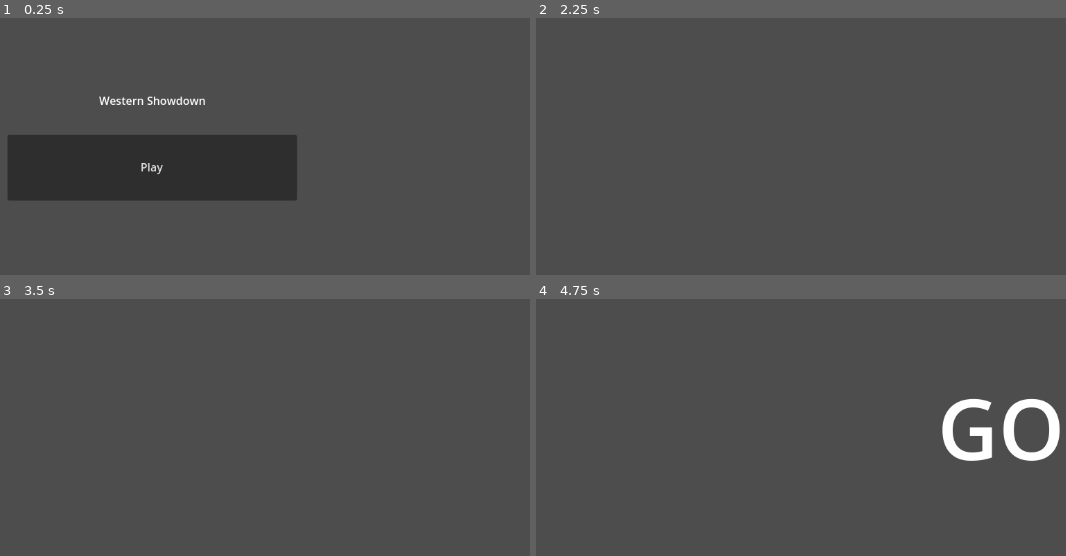
Above: before the commit, frames 1-4 (two rows, left to right).
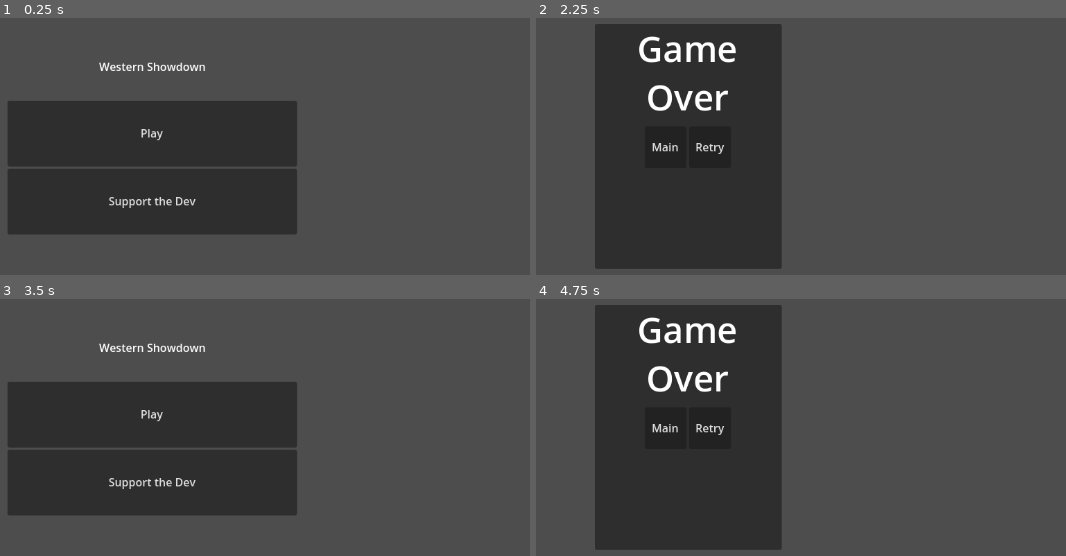
Above: after the commit, the same moments.

Repository: cgo722/ReactionGame
Game: Godot game, scene res://GameManager.tscn
Same seed, same stepped clock (60 frames per second), same inputs: the game is played once before the commit and once after it.
Inputs (mouse positions are in pixels of both pictures, inside the frame that each line leads up to):
- Up to frame 1 (0.25 s): no input
- Up to frame 2 (2.25 s): click (689, 200) at 0.5 s, where only the run after the commit has a clickable "Support the Dev"; click "Play" at 1.25 s; tap Enter at 2 s; move the mouse to (864, 123) at 2.02 s; click (864, 123) at 2.17 s
- Up to frame 3 (3.5 s): click (127, 427) at 2.75 s, where only the run after the commit has a clickable "Main"
- Up to frame 4 (4.75 s): click (689, 414) at 3.5 s, where only the run after the commit has a clickable "Play"; tap Space at 4.25 s; move the mouse to (outside the picture) at 4.27 s; click (outside the picture) at 4.42 s

The runs differ from the first frame. In frame 1, 15% of the frame differs, in the area x 1-57%, y 17-85%; in frame 2, 33%; in frame 3, 28%; in frame 4, 36%, in the area x 11-99%, y 2-98%.

Commit message:
Worked on some more UI and menu functionality and very basic start to figuring out monetization

Diff:
--- a/GameManager.tscn
+++ b/GameManager.tscn
@@ -1,10 +1,12 @@
-[gd_scene load_steps=4 format=3 uid="uid://ch3ca50lfv4rq"]
+[gd_scene load_steps=5 format=3 uid="uid://ch3ca50lfv4rq"]
 
 [ext_resource type="Script" uid="uid://bbc8fydqumct4" path="res://Scripts/game_manager.gd" id="1_p13vs"]
 [ext_resource type="PackedScene" uid="uid://h8q6ks1xtn78" path="res://Scenes/UI/Main Menu.tscn" id="2_aelf4"]
+[ext_resource type="PackedScene" uid="uid://cx0ifn3q6ewg7" path="res://Scenes/UI/GameOverScreen.tscn" id="3_108xg"]
 [ext_resource type="PackedScene" uid="uid://vyubgxyp817j" path="res://Scenes/Playground.tscn" id="3_au0an"]
 
 [node name="Node" type="Node"]
 script = ExtResource("1_p13vs")
 main_menu = ExtResource("2_aelf4")
+game_over_scene = ExtResource("3_108xg")
 all_levels = Array[PackedScene]([ExtResource("3_au0an")])
--- a/Scenes/Playground.tscn
+++ b/Scenes/Playground.tscn
@@ -16,7 +16,7 @@
 [node name="Scene Timer" type="Timer" parent="."]
 one_shot = true
 
-[node name="Enemy(base)" parent="." node_paths=PackedStringArray("playground", "enemy_timer", "scene_timer") instance=ExtResource("3_eqbnc")]
+[node name="Enemy(base)" parent="." node_paths=PackedStringArray("playground") instance=ExtResource("3_eqbnc")]
 playground = NodePath("..")
 enemy_timer = NodePath("EnemyTimer")
 scene_timer = NodePath("../Scene Timer")
--- /dev/null
+++ b/Scenes/UI/GameOverScreen.tscn
@@ -0,0 +1,57 @@
+[gd_scene load_steps=2 format=3 uid="uid://cx0ifn3q6ewg7"]
+
+[ext_resource type="Script" uid="uid://bbprqys3e02xu" path="res://Scripts/game_over_screen.gd" id="1_kjtn0"]
+
+[node name="GameOverScreen" type="Control"]
+layout_mode = 3
+anchors_preset = 15
+anchor_right = 1.0
+anchor_bottom = 1.0
+grow_horizontal = 2
+grow_vertical = 2
+script = ExtResource("1_kjtn0")
+
+[node name="CanvasLayer" type="CanvasLayer" parent="."]
+
+[node name="Panel" type="Panel" parent="CanvasLayer"]
+custom_minimum_size = Vector2(269.45, 353.73)
+anchors_preset = 8
+anchor_left = 0.5
+anchor_top = 0.5
+anchor_right = 0.5
+anchor_bottom = 0.5
+offset_left = -20.0
+offset_top = -20.0
+offset_right = 20.0
+offset_bottom = 20.0
+grow_horizontal = 2
+grow_vertical = 2
+
+[node name="VBoxContainer" type="VBoxContainer" parent="CanvasLayer/Panel"]
+layout_mode = 1
+offset_right = 40.0
+offset_bottom = 40.0
+
+[node name="RichTextLabel" type="RichTextLabel" parent="CanvasLayer/Panel/VBoxContainer"]
+custom_minimum_size = Vector2(268.97, 144.91)
+layout_mode = 2
+theme_override_font_sizes/normal_font_size = 51
+text = "Game Over"
+horizontal_alignment = 1
+
+[node name="HBoxContainer" type="HBoxContainer" parent="CanvasLayer/Panel/VBoxContainer"]
+layout_mode = 2
+alignment = 1
+
+[node name="Main Menu" type="Button" parent="CanvasLayer/Panel/VBoxContainer/HBoxContainer"]
+custom_minimum_size = Vector2(60, 60)
+layout_mode = 2
+text = "Main"
+
+[node name="Retry" type="Button" parent="CanvasLayer/Panel/VBoxContainer/HBoxContainer"]
+custom_minimum_size = Vector2(60, 60)
+layout_mode = 2
+text = "Retry"
+
+[connection signal="pressed" from="CanvasLayer/Panel/VBoxContainer/HBoxContainer/Main Menu" to="." method="_on_main_menu_pressed"]
+[connection signal="pressed" from="CanvasLayer/Panel/VBoxContainer/HBoxContainer/Retry" to="." method="_on_retry_pressed"]
--- a/Scenes/UI/Main Menu.tscn
+++ b/Scenes/UI/Main Menu.tscn
@@ -36,4 +36,12 @@
 size_flags_vertical = 4
 text = "Play"
 
+[node name="Button2" type="Button" parent="VBoxContainer"]
+custom_minimum_size = Vector2(417.31, 94.96)
+layout_mode = 2
+size_flags_horizontal = 4
+size_flags_vertical = 4
+text = "Support the Dev"
+
 [connection signal="pressed" from="VBoxContainer/Button" to="." method="_on_button_pressed"]
+[connection signal="pressed" from="VBoxContainer/Button2" to="." method="_on_button_2_pressed"]
--- a/Scripts/enemy(base).gd
+++ b/Scripts/enemy(base).gd
@@ -1,21 +1,23 @@
 extends Node2D
 @export var playground: Node2D
-@export var enemy_timer: Timer
-@export var scene_timer: Timer
+@export var enemy_timer: NodePath
+@export var scene_timer: NodePath
 @export var enemy_resource: Array[Resource] = []
 var current_enemy_resource: EnemyResource
-
+var enemy_timer_node: Timer
 
 func _ready():
 	current_enemy_resource = enemy_resource[randi() % enemy_resource.size()]
-	enemy_timer.wait_time = randf_range(current_enemy_resource.min_wait_time, current_enemy_resource.max_wait_time)
-	print("Selected Enemy Resource with wait time range: ", enemy_timer.wait_time)
+	enemy_timer_node = get_node(enemy_timer) as Timer
+	enemy_timer_node.wait_time = randf_range(current_enemy_resource.min_wait_time, current_enemy_resource.max_wait_time)
+	print("Selected Enemy Resource with wait time range: ", enemy_timer_node.wait_time)
 	pass
 func _on_enemy_timer_timeout() -> void:
-	if playground:
-		playground.state = playground.PlaygroundState.STATE_LOSE
+	if playground and playground.has_method("set_state"):
+		playground.set_state(playground.PlaygroundState.STATE_LOSE)
 
 
 
 func _on_scene_timer_timeout() -> void:
-	enemy_timer.start()
+	if enemy_timer_node and enemy_timer_node.is_inside_tree():
+		enemy_timer_node.start()
--- a/Scripts/game_manager.gd
+++ b/Scripts/game_manager.gd
@@ -9,13 +9,13 @@
 
 @export var current_state: GameState = GameState.STATE_MENU
 @export var main_menu: PackedScene
+@export var game_over_scene: PackedScene
 @export var all_levels : Array[PackedScene]
 
 func _ready() -> void:
     current_state = GameState.STATE_MENU
     update_scene()
 func update_scene():
-    # Remove all children
     for child in get_children():
         remove_child(child)
         child.queue_free()
@@ -36,15 +36,42 @@
                 # Connect to playground state_changed signal
                 if playground_instance.has_signal("state_changed"):
                     playground_instance.connect("state_changed", Callable(self, "_on_playground_state_changed"))
+        GameState.STATE_GAME_OVER:
+            # Overlay game over screen, keep playground
+            var game_over_instance = game_over_scene.instantiate()
+            add_child(game_over_instance)
+            # Connect signals from game over screen
+            if game_over_instance.has_signal("request_main_menu"):
+                game_over_instance.connect("request_main_menu", Callable(self, "_on_request_main_menu"))
+            if game_over_instance.has_signal("request_retry"):
+                game_over_instance.connect("request_retry", Callable(self, "_on_request_retry"))
+        GameState.STATE_POWERUP:
+            # Handle power-up state (not implemented here)
+            pass
+# Handler for ad continue signal
+
+# Handler for game over screen main menu signal
+func _on_request_main_menu():
+    current_state = GameState.STATE_MENU
+    update_scene()
+
+# Handler for game over screen retry signal
+func _on_request_retry():
+    current_state = GameState.STATE_PLAYING
+    update_scene()
 
 # Handler for playground state changes
 func _on_playground_state_changed(new_state):
-    # Add your logic here for each state
+    # Only process if still playing
     match new_state:
-        0: # PlaygroundState.STATE_BEFORE
-            print("GameManager: Playground state is BEFORE")
-        1: # PlaygroundState.STATE_ACTIVE
-            print("GameManager: Playground state is ACTIVE")
+        0: # PlaygroundState.STATE_Win
+            print("GameManager: Win")
+            current_state = GameState.STATE_POWERUP
+            update_scene()
+        1: # PlaygroundState.STATE_LOSE
+            print("GameManager: Lose")
+            current_state = GameState.STATE_GAME_OVER
+            update_scene()
 
 # Handler for main menu signal
 func _on_request_playing_state():
--- /dev/null
+++ b/Scripts/game_over_screen.gd
@@ -0,0 +1,14 @@
+extends Control
+
+# Signal to request state change to main menu
+signal request_main_menu
+# Signal to request state change to playing
+signal request_retry
+
+
+func _on_main_menu_pressed() -> void:
+	emit_signal("request_main_menu")
+
+
+func _on_retry_pressed() -> void:
+	emit_signal("request_retry")
--- a/Scripts/playground.gd
+++ b/Scripts/playground.gd
@@ -24,19 +24,18 @@
         player.connect("screen_touched", Callable(self, "_on_player_screen_touched"))
 
 # Helper to set state and emit signal
-func set_state(new_state):
+func set_state(new_state, emit: bool = true):
     state = new_state
-    emit_signal("state_changed", state)
+    if emit:
+        emit_signal("state_changed", state)
 
 func _on_player_screen_touched():
     if state == PlaygroundState.STATE_LOSE:
-        print("Lose")
         set_state(PlaygroundState.STATE_LOSE)
     elif state == PlaygroundState.STATE_WIN:
-        print("Win")
         set_state(PlaygroundState.STATE_WIN)
 
 func _on_timer_timeout() -> void:
-    # Set state to active when timer times out
-    set_state(PlaygroundState.STATE_WIN)
+    # Set state to win, but do NOT emit signal
+    set_state(PlaygroundState.STATE_WIN, false)
     get_node(go).visible = true
Not shown, added: Scripts/game_over_screen.gd.uid
